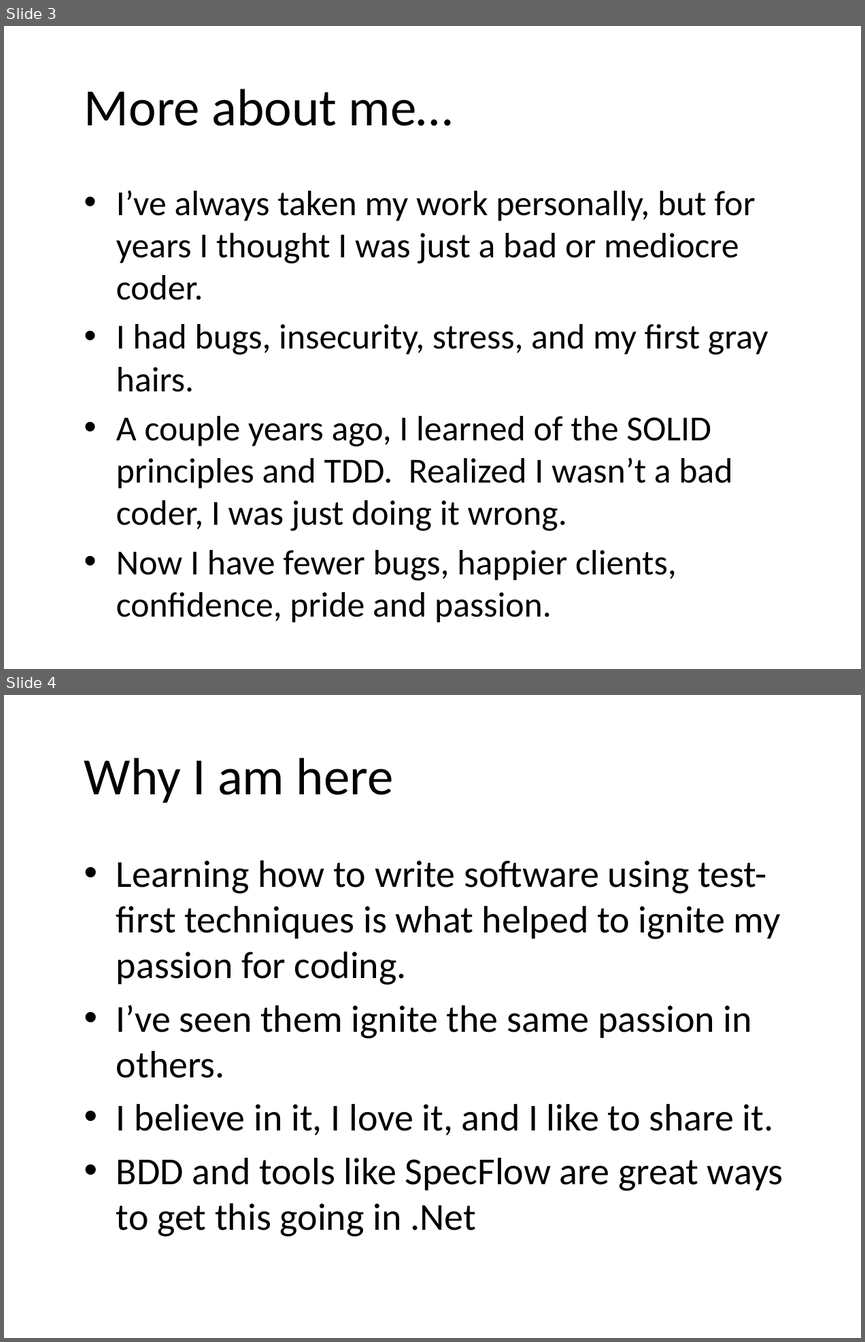
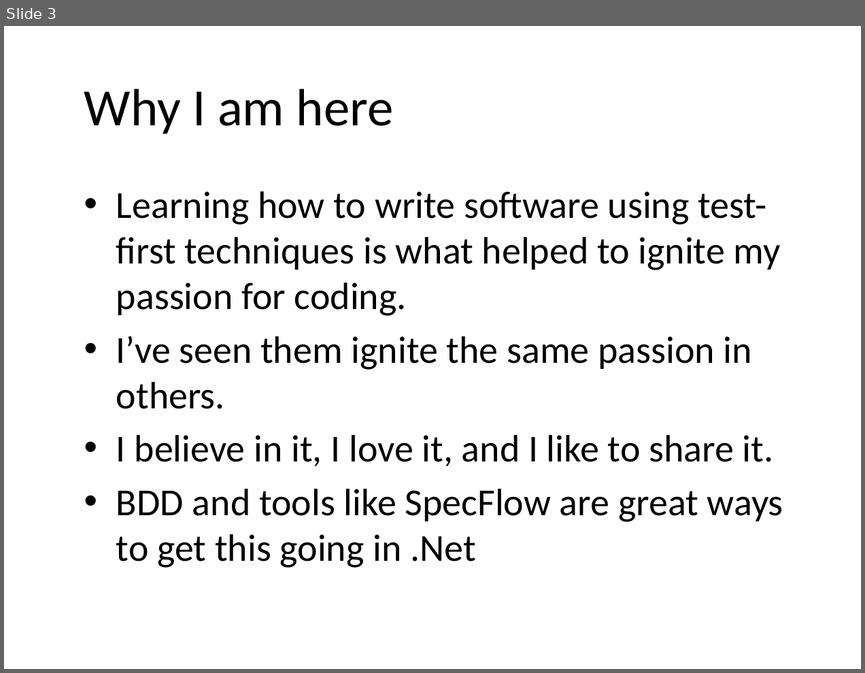
Before and after one commit to darrencauthon/SpecFlow-at-IowaCodeCamp, a slide deck: BDD and SpecFlow.pptx. Shown one above the other, each under a label of ours: slides 3 and 4 before the commit, slide 3 after it. The pictures are 865x1342 and 865x673 pixels, drawn with LibreOffice and Linux fonts; fonts in the diff are those of the drawing; background and template pictures are left out. Boxes give left, top, right and bottom in pixels: in the first picture for what was removed or moved away, otherwise in the second. Text is boxed around its words. In the diff, an @@ line names an element or a change of style, - is before the commit and + after.

```diff
--- a/BDD and SpecFlow.pptx
+++ b/BDD and SpecFlow.pptx
@@ slide 3 removed at [4,26,861,669], background picture (left out) @@
@@ title removed at [84,89,453,126] @@
-More about me…
@@ text removed at [116,190,768,580] @@
-• I’ve always taken my work personally, but for years I thought I was just a bad or mediocre coder.
-• I had bugs, insecurity, stress, and my first gray hairs.
-• A couple years ago, I learned of the SOLID principles and TDD. Realized I wasn’t a bad coder, I was just doing it wrong.
-• Now I have fewer bugs, happier clients, confidence, pride and passion.
@@ what was slide 4 is now slide 3 @@
```
Also in this commit, not shown: 7 slides changed, 2 slides added, 4 other slides removed.
